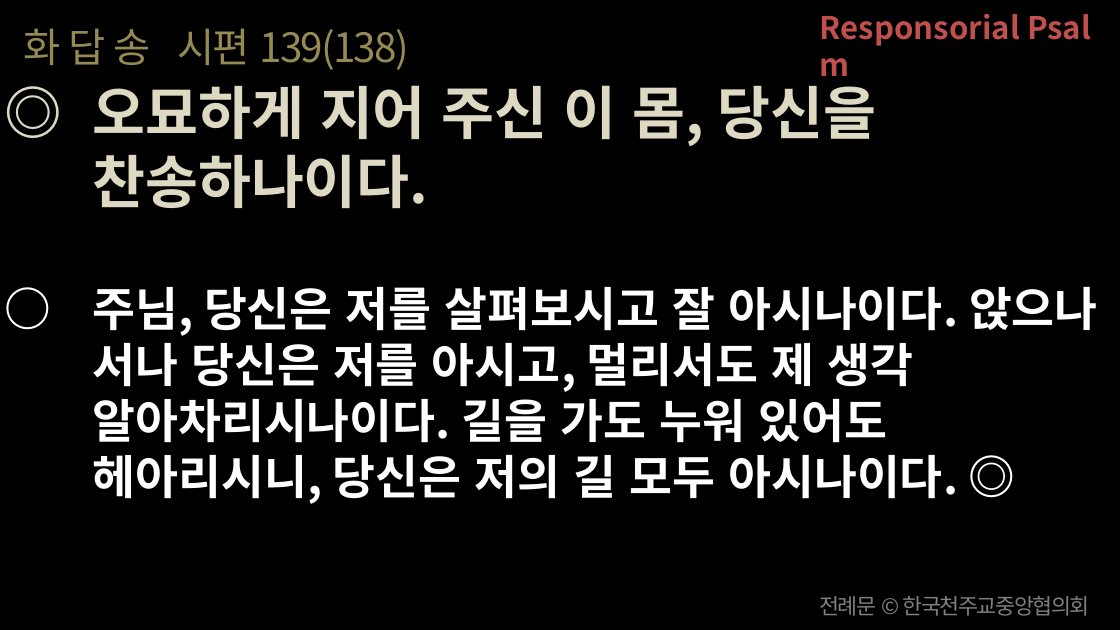
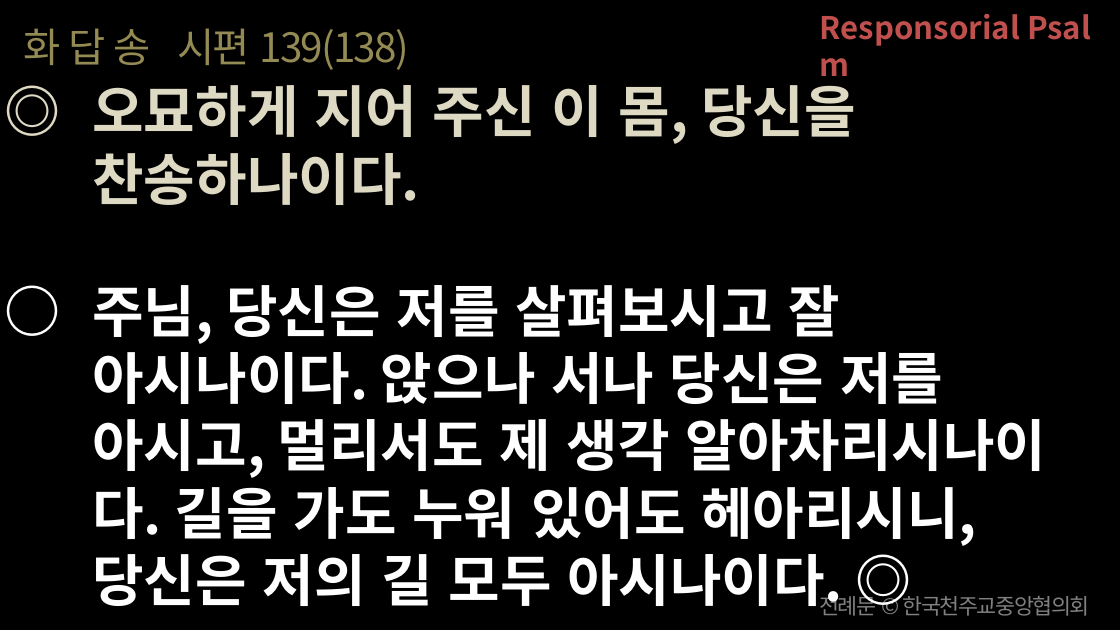
Before and after one commit to scottpark/missa_ppt, a slide deck: slide 24 of output/20260624/20260624_성 요한 세례자 탄생 대축일.pptx. Drawn at 1120x630 pixels with LibreOffice and Linux fonts; fonts in the diff are those of the drawing. Boxes give left, top, right and bottom in pixels: in the first picture for what was removed or moved away, otherwise in the second. Text is boxed around its words. In the diff, an @@ line names an element or a change of style, - is before the commit and + after.

```diff
--- a/output/20260624/20260624_성 요한 세례자 탄생 대축일.pptx
+++ b/output/20260624/20260624_성 요한 세례자 탄생 대축일.pptx
@@ text "◎ 오묘하게 지어 주신 이 ..." at (92, 85, 1047, 615): size 37 to 36 pt in "◎ 오묘하게 지어 주신 이 몸, 당신을 ..."; size 30 to 36 pt in "○ 주님, 당신은 저를 살펴보시고 잘 아시나이다. ..." @@
```
Also in this commit, not shown: 6 other slides changed, 52 other files.
